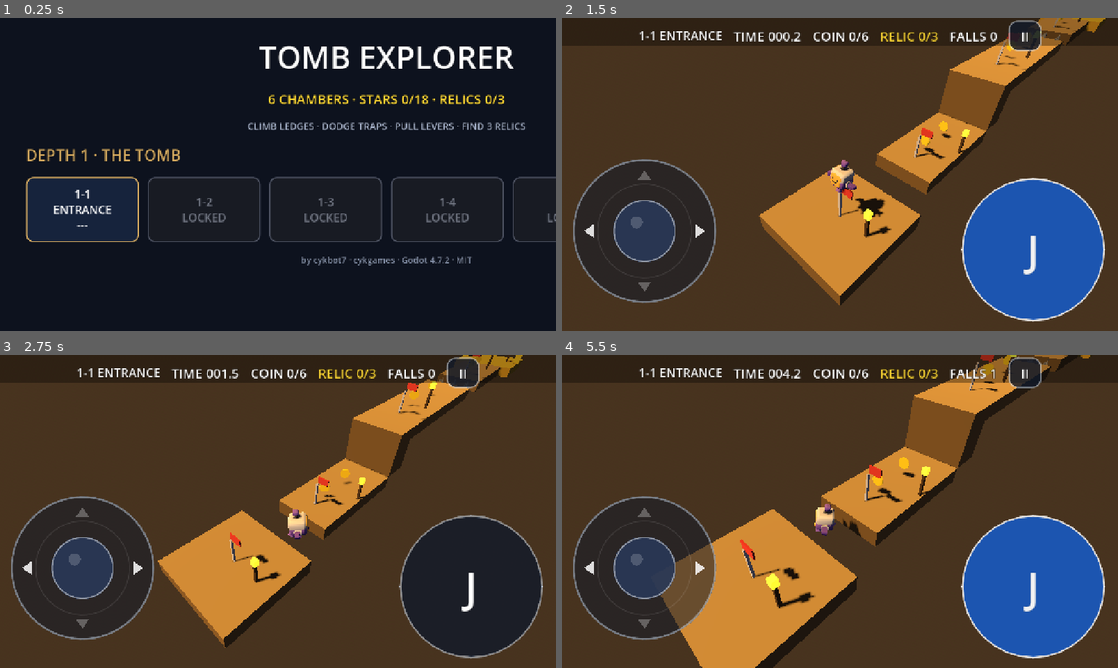
Above: before the commit, frames 1-4 (two rows, left to right).
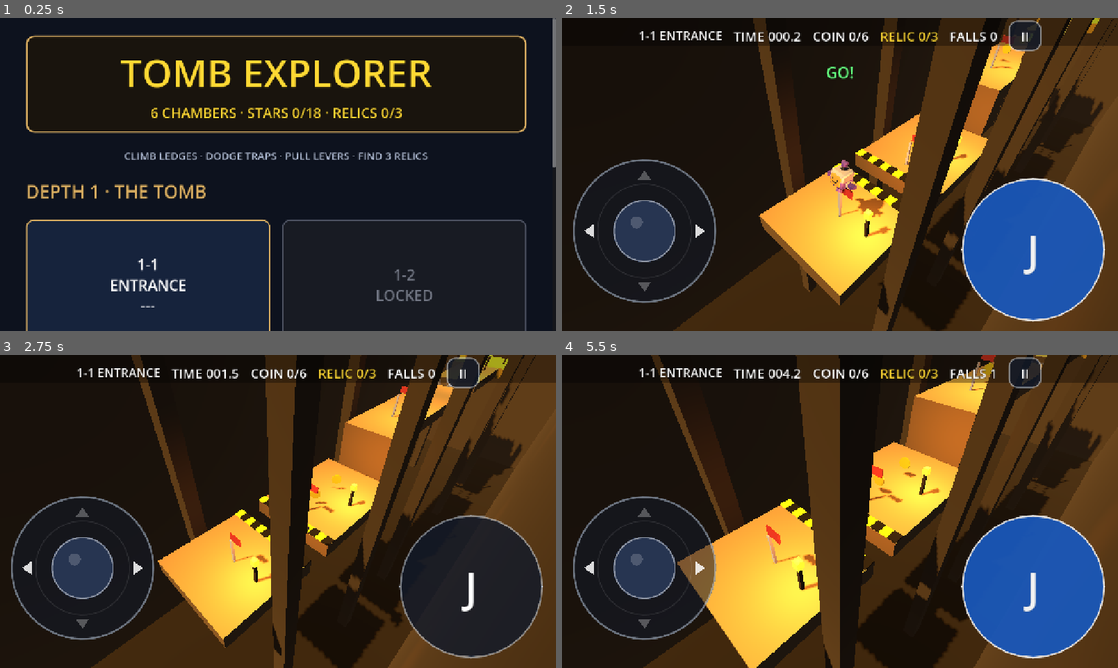
Above: after the commit, the same moments.

Repository: cykgames/006-tomb
Game: Godot game, scene res://LevelSelect.tscn
Two runs of this game, one before a commit and one after it. Both use one fixed random seed, a clock stepped at 60 frames per second and the inputs below. Sound files missing from this copy of the repository are replaced by a short silence.
Inputs (mouse positions are in pixels of both pictures, inside the frame that each line leads up to):
- Up to frame 1 (0.25 s): no input
- Up to frame 2 (1.5 s): click "1-1 ENTRANCE ---" at 0.5 s; click "J" at 1.25 s
- Up to frame 3 (2.75 s): move the mouse to (400, 495) at 2.02 s; hold Right (move_right) from 2.03 s (still down); tap Space (jump) at 2.1, 2.27, 2.57 s; click (400, 495) at 2.17 s
- Up to frame 4 (5.5 s): release Right (move_right) at 2.75 s; drag from (728, 527) to (812, 574) at 2.77 s; move the mouse to (895, 442) at 3.52 s; hold Right (move_right) 3.53-4.25 s; tap Space (jump) at 3.6, 5.1, 5.27 s; click (895, 442) at 3.67 s; drag from (812, 574) to (673, 464) at 4.27 s; move the mouse to (1006, 558) at 5.02 s; hold Left (move_left) from 5.03 s (still down); click (1006, 558) at 5.17 s

The runs differ from the first frame. In frame 1, 29% of the frame differs, in the area x 4-100%, y 0-100%; in frame 2, 58%; in frame 3, 55%; in frame 4, 59%, in the area x 0-100%, y 0-100%.

Commit message:
fix(ux): level select grid, wider first gap, real tomb geometry, single gate
- level select: 2x3 grid (was a 6-wide row clipped at the right edge), 253px tall buttons,
  gold title panel, content vertically centred
- level 1 ENTRANCE: first gap 2.5 -> 1.5, first pad 6 wide; hazard stripes on every gap edge
- tomb dressing: side walls, end walls, ceiling, pillars + beams, torch omni lights
  (visual only, collision path untouched)
- entry now auto-starts after a 1.5s "GET READY" banner (same pattern as 002-obby)
- tools/test_level_select: portrait layout regression

Diff:
--- a/HUD.gd
+++ b/HUD.gd
@@ -33,6 +33,7 @@
 var _pause_panel: ColorRect
 var _flash: ColorRect
 var _joy: Joystick
+var _start_banner: PanelContainer
 
 @onready var player: CharacterBody3D = get_parent().get_node("Player")
 
@@ -40,11 +41,13 @@
 func _ready() -> void:
 	process_mode = Node.PROCESS_MODE_ALWAYS
 	_build_ui()
-	msg_label_set("TAP TO START")
-	_center_button.text = "START"
-	_center_button.visible = true
 	if DisplayServer.get_name() == "headless":
 		start_run()
+	else:
+		# Single entry gate: tapping a level in the select screen loads this
+		# scene and the run auto-starts after a short non-blocking banner.
+		# Stick/jump input starts it even earlier (see _on_stick_pressed).
+		get_tree().create_timer(1.5).timeout.connect(start_run)
 
 
 func _mk_label(text: String, size: int) -> Label:
@@ -156,6 +159,8 @@
 	_center_button = _mk_button("START", 60)
 	_centered(_center_button, 56, 196, 380)
 	_center_button.pressed.connect(_on_center_pressed)
+	# Hidden until the finish panel reuses it (NEXT LEVEL / LEVEL SELECT).
+	_center_button.visible = false
 	add_child(_center_button)
 	_restart_button = _mk_button("RESTART", 46)
 	_centered(_restart_button, 216, 336, 185)
@@ -226,6 +231,29 @@
 	plevels.pressed.connect(_on_exit_pressed)
 	pv.add_child(plevels)
 
+	# Start banner: bottom strip above the touch controls, never covers the
+	# character (screen center). Input passes through; the run auto-starts
+	# 1.5s after load, or immediately on stick/jump input.
+	_start_banner = PanelContainer.new()
+	var bsb := StyleBoxFlat.new()
+	bsb.bg_color = Color(0.05, 0.08, 0.14, 0.85)
+	bsb.border_color = Color(1.0, 0.85, 0.2, 0.9)
+	bsb.set_border_width_all(3)
+	bsb.set_corner_radius_all(16)
+	bsb.set_content_margin_all(16)
+	_start_banner.add_theme_stylebox_override("panel", bsb)
+	_start_banner.set_anchors_preset(Control.PRESET_BOTTOM_WIDE)
+	_start_banner.offset_left = 60.0
+	_start_banner.offset_right = -60.0
+	_start_banner.offset_top = -640.0
+	_start_banner.offset_bottom = -520.0
+	_start_banner.mouse_filter = Control.MOUSE_FILTER_IGNORE
+	var bl := _mk_label("GET READY!  STICK: MOVE · J: JUMP", 34)
+	bl.horizontal_alignment = HORIZONTAL_ALIGNMENT_CENTER
+	bl.mouse_filter = Control.MOUSE_FILTER_IGNORE
+	_start_banner.add_child(bl)
+	add_child(_start_banner)
+
 
 func msg_label_set(text: String) -> void:
 	_msg_label.text = text
@@ -316,6 +344,8 @@
 	player.started = true
 	_msg_label.visible = false
 	_center_button.visible = false
+	_start_banner.visible = false
+	toast("GO!")
 	run_started.emit()
 
 
--- a/LevelGen.gd
+++ b/LevelGen.gd
@@ -54,7 +54,7 @@
 ## Start pad (6x6) and goal pad (6x6) are added automatically.
 const LEVELS := [
 	{"name": "ENTRANCE", "world": 0, "par": 45.0, "steps": [
-		["G", 2.5], ["P", 4, 8], ["C", 3.5], ["P", 4, 12], ["K", 3.0], ["P", 4, 8]]},
+		["G", 1.5], ["P", 6, 8], ["C", 3.5], ["P", 4, 12], ["K", 3.0], ["P", 4, 8]]},
 	{"name": "BLADE HALL", "world": 0, "par": 55.0, "steps": [
 		["G", 2.5], ["P", 4, 6], ["X", 6], ["G", 3.0], ["P", 4, 6],
 		["F", 3], ["P", 4, 8], ["X", 6], ["G", 2.5], ["P", 4, 8]]},
@@ -94,6 +94,9 @@
 var _min_top := 0.0
 var _boxes: Array = []
 var _terrain_body: StaticBody3D
+var _last_pad_w := 6.0            # width of the last placed pad (stripe sizing)
+var _pending_landing := false     # gap landing edge awaiting its pad top height
+var torch_lights: Array = []      # tomb torch OmniLights (flicker in _physics_process)
 
 signal finished(final_time: float)
 signal coin_taken(pos: Vector3)
@@ -115,10 +118,14 @@
 
 
 func _do_step(s: Array) -> void:
-	match String(s[0]):
+	var code := String(s[0])
+	# A gap landing stripe only makes sense on the pad that follows the gap.
+	if code != "P" and code != "I":
+		_pending_landing = false
+	match code:
 		"P": _pad(float(s[1]), float(s[2]), float(s[3]) if s.size() > 3 else 0.0, "normal")
 		"I": _pad(float(s[1]), float(s[2]), 0.0, "ice")
-		"G": _cursor += DIRS[_dir] * float(s[1])
+		"G": _gap(float(s[1]))
 		"L": _lava(float(s[1]))
 		"M": _mover(float(s[1]))
 		"B": _pad(3, 3, 0, "bounce")
@@ -135,10 +142,54 @@
 		"R": _relic(String(s[1]))
 
 
+## Gap: advance the cursor and telegraph the takeoff edge with hazard
+## stripes. The landing edge is striped when the next pad is placed (its
+## top height is not known yet). Visual only -- no collision added.
+func _gap(d: float) -> void:
+	var dir := DIRS[_dir]
+	var right := DIRS[(_dir + 1) % 4]
+	_edge_stripes(_cursor - dir * 0.3 + Vector3(0, 0.05, 0), dir, right, _last_pad_w)
+	_pending_landing = true
+	_cursor += dir * d
+
+
+## High-contrast yellow/black hazard stripes lying flat on a pad edge so the
+## player can read exactly where the floor ends (gap telegraph). Alternating
+## segments, slightly emissive yellow, no collision and no shadow casting.
+func _edge_stripes(center: Vector3, dir: Vector3, right: Vector3, w: float) -> void:
+	var n := maxi(2, int(round(w / 0.5)))
+	var seg := w / float(n)
+	var yellow := StandardMaterial3D.new()
+	yellow.albedo_color = Color(1.0, 0.85, 0.1)
+	yellow.emission_enabled = true
+	yellow.emission = Color(0.9, 0.7, 0.05)
+	yellow.emission_energy_multiplier = 0.7
+	yellow.roughness = 0.6
+	var black := StandardMaterial3D.new()
+	black.albedo_color = Color(0.06, 0.06, 0.06)
+	black.roughness = 0.9
+	for i in range(n):
+		var off := (float(i) - (float(n) - 1.0) / 2.0) * seg
+		var mi := MeshInstance3D.new()
+		var bm := BoxMesh.new()
+		bm.size = Vector3(
+			absf(right.x) * seg + absf(dir.x) * 0.6, 0.08,
+			absf(right.z) * seg + absf(dir.z) * 0.6)
+		mi.mesh = bm
+		mi.position = center + right * off
+		mi.material_override = yellow if i % 2 == 0 else black
+		mi.cast_shadow = GeometryInstance3D.SHADOW_CASTING_SETTING_OFF
+		add_child(mi)
+
+
 func _pad(w: float, l: float, dy: float, kind: String) -> void:
 	var dir := DIRS[_dir]
 	var right := DIRS[(_dir + 1) % 4]
 	var top := _cursor.y + dy
+	_last_pad_w = w
+	if _pending_landing:
+		_edge_stripes(_cursor + dir * 0.3 + Vector3(0, dy + 0.05, 0), dir, right, w)
+		_pending_landing = false
 	var center := Vector3(_cursor.x, top - THICK / 2.0, _cursor.z) + dir * (l / 2.0)
 	var size := Vector3(
 		absf(right.x) * w + absf(dir.x) * l, THICK,
@@ -894,6 +945,7 @@
 func _build_decorations() -> void:
 	if theme["name"] == "TOMB":
 		_build_torches()
+		_build_tomb_chamber()
 		return
 	var cloud_scene: PackedScene = null
 	var grass_scene: PackedScene = null
@@ -945,6 +997,72 @@
 		fmat.emission_energy_multiplier = 2.0
 		flame.material_override = fmat
 		add_child(flame)
+		# Real warm point light so torches pool light on the stone instead
+		# of being a glowing cube only. Shadows off (mobile perf budget).
+		var glow := OmniLight3D.new()
+		glow.position = flame.position + Vector3(0, 0.3, 0)
+		glow.light_color = Color(1.0, 0.62, 0.28)
+		glow.light_energy = 2.6
+		glow.omni_range = 8.0
+		glow.shadow_enabled = false
+		add_child(glow)
+		torch_lights.append(glow)
+
+
+## Tomb chamber shell: pit floor far below the course, side/end walls,
+## columns flanking the path and ceiling beams overhead. Everything is
+## visual only (no collision) and kept outside the camera corridor, so the
+## proven voxel path, jump feel and camera framing stay untouched.
+func _build_tomb_chamber() -> void:
+	var z_min := 0.0
+	var z_max := 0.0
+	var top_max := 0.0
+	for n in nav:
+		var p: Vector3 = n["pos"]
+		z_min = minf(z_min, p.z)
+		z_max = maxf(z_max, p.z)
+		top_max = maxf(top_max, p.y)
+	var floor_y := _min_top - 13.5   # below kill_y: falls respawn before landing
+	var ceil_y := top_max + 14.0     # above the highest camera position
+	var len_z := z_max - z_min + 26.0
+	var mid_z := (z_max + z_min) / 2.0
+	var wall_h := ceil_y - floor_y
+	var wall_cy := floor_y + wall_h / 2.0
+	var stone := StandardMaterial3D.new()
+	stone.albedo_color = Color(0.32, 0.26, 0.18)
+	stone.roughness = 1.0
+	var dark := StandardMaterial3D.new()
+	dark.albedo_color = Color(0.15, 0.12, 0.09)
+	dark.roughness = 1.0
+	# Pit floor + ceiling slab.
+	_shell_box(Vector3(0, floor_y - 0.5, mid_z), Vector3(24, 1, len_z), dark)
+	_shell_box(Vector3(0, ceil_y + 0.5, mid_z), Vector3(24, 1, len_z), dark)
+	# Side walls (outside the camera's +/-6.5 x offset) and end walls.
+	_shell_box(Vector3(-9.5, wall_cy, mid_z), Vector3(1, wall_h, len_z), stone)
+	_shell_box(Vector3(9.5, wall_cy, mid_z), Vector3(1, wall_h, len_z), stone)
+	_shell_box(Vector3(0, wall_cy, z_max + 12.0), Vector3(20, wall_h, 1), stone)
+	_shell_box(Vector3(0, wall_cy, z_min - 12.0), Vector3(20, wall_h, 1), stone)
+	# Column pairs + capitals + cross beams at every other waypoint. x=+/-3.9
+	# clears the widest pad (6/2=3) and the camera corridor (min x ~4.5).
+	for i in range(nav.size()):
+		if i % 2 != 0:
+			continue
+		var p: Vector3 = nav[i]["pos"]
+		for sx in [-3.9, 3.9]:
+			_shell_box(Vector3(sx, wall_cy, p.z), Vector3(0.9, wall_h, 0.9), stone)
+			_shell_box(Vector3(sx, ceil_y - 0.4, p.z), Vector3(1.4, 0.8, 1.4), stone)
+		_shell_box(Vector3(0, ceil_y - 0.4, p.z), Vector3(8.7, 0.7, 0.9), stone)
+
+
+func _shell_box(pos: Vector3, size: Vector3, mat: StandardMaterial3D) -> void:
+	var mi := MeshInstance3D.new()
+	var bm := BoxMesh.new()
+	bm.size = size
+	mi.mesh = bm
+	mi.position = pos
+	mi.material_override = mat
+	mi.cast_shadow = GeometryInstance3D.SHADOW_CASTING_SETTING_OFF
+	add_child(mi)
 
 
 func _build_light() -> void:
@@ -978,6 +1096,9 @@
 
 func _physics_process(delta: float) -> void:
 	time += delta
+	# Torch flicker (tomb only; the array is empty in other themes).
+	for i in range(torch_lights.size()):
+		torch_lights[i].light_energy = 2.6 + 0.5 * sin(time * 9.0 + float(i) * 1.7) + 0.2 * sin(time * 23.0 + float(i) * 3.1)
 	for m in movers:
 		var off: float = m["amp"] * sin(TAU * time / m["period"] + m["phase"])
 		m["body"].position = m["center"] + m["axis"] * off + Vector3(0, -THICK / 2.0, 0)
--- a/LevelSelect.gd
+++ b/LevelSelect.gd
@@ -40,29 +40,52 @@
 	margin.add_theme_constant_override("margin_top", 40)
 	margin.add_theme_constant_override("margin_bottom", 40)
 	margin.size_flags_horizontal = Control.SIZE_EXPAND_FILL
+	margin.size_flags_vertical = Control.SIZE_EXPAND_FILL
 	scroll.add_child(margin)
 	var vbox := VBoxContainer.new()
-	vbox.add_theme_constant_override("separation", 26)
+	vbox.add_theme_constant_override("separation", 36)
 	vbox.size_flags_horizontal = Control.SIZE_EXPAND_FILL
+	vbox.size_flags_vertical = Control.SIZE_EXPAND_FILL
+	# Center the whole menu vertically so portrait screens do not leave a
+	# huge dead zone under the content.
+	vbox.alignment = BoxContainer.ALIGNMENT_CENTER
 	margin.add_child(vbox)
 
-	var title := _mk_label("TOMB EXPLORER", 72)
+	# Prominent title panel (the menu is the root scene, so this header is
+	# the landmark element instead of a back button).
+	var header := PanelContainer.new()
+	var hsb := StyleBoxFlat.new()
+	hsb.bg_color = Color(0.10, 0.08, 0.05, 0.95)
+	hsb.border_color = WORLD_COLORS[0]
+	hsb.set_border_width_all(4)
+	hsb.set_corner_radius_all(18)
+	hsb.set_content_margin_all(24)
+	header.add_theme_stylebox_override("panel", hsb)
+	vbox.add_child(header)
+	var hv := VBoxContainer.new()
+	hv.add_theme_constant_override("separation", 10)
+	header.add_child(hv)
+	var title := _mk_label("TOMB EXPLORER", 88, Color(1.0, 0.85, 0.2))
 	title.horizontal_alignment = HORIZONTAL_ALIGNMENT_CENTER
-	vbox.add_child(title)
-	var sub := _mk_label("%d CHAMBERS · STARS %d/%d · RELICS %d/%d" % [Game.LEVEL_COUNT, Game.total_stars(), Game.LEVEL_COUNT * 3, Game.relic_count(), Game.RELICS_NEEDED], 30, Color(1.0, 0.85, 0.2))
+	hv.add_child(title)
+	var sub := _mk_label("%d CHAMBERS · STARS %d/%d · RELICS %d/%d" % [Game.LEVEL_COUNT, Game.total_stars(), Game.LEVEL_COUNT * 3, Game.relic_count(), Game.RELICS_NEEDED], 32, Color(1.0, 0.85, 0.2))
 	sub.horizontal_alignment = HORIZONTAL_ALIGNMENT_CENTER
-	vbox.add_child(sub)
-	var hint := _mk_label("CLIMB LEDGES · DODGE TRAPS · PULL LEVERS · FIND 3 RELICS", 22, Color(0.7, 0.75, 0.85))
+	hv.add_child(sub)
+	var hint := _mk_label("CLIMB LEDGES · DODGE TRAPS · PULL LEVERS · FIND 3 RELICS", 24, Color(0.7, 0.75, 0.85))
 	hint.horizontal_alignment = HORIZONTAL_ALIGNMENT_CENTER
 	vbox.add_child(hint)
 
 	for w in range(Game.WORLD_COUNT):
-		var wl := _mk_label("DEPTH %d · %s" % [w + 1, WORLD_NAMES[w]], 36, WORLD_COLORS[w])
+		var wl := _mk_label("DEPTH %d · %s" % [w + 1, WORLD_NAMES[w]], 42, WORLD_COLORS[w])
 		vbox.add_child(wl)
-		var row := HBoxContainer.new()
-		row.add_theme_constant_override("separation", 20)
-		row.alignment = BoxContainer.ALIGNMENT_CENTER
-		vbox.add_child(row)
+		# 2-column grid wraps all 6 chambers inside the portrait width; the
+		# old single HBox row overflowed and clipped chambers 1-5 / 1-6.
+		var grid := GridContainer.new()
+		grid.columns = 2
+		grid.add_theme_constant_override("h_separation", 28)
+		grid.add_theme_constant_override("v_separation", 28)
+		grid.size_flags_horizontal = Control.SIZE_EXPAND_FILL
+		vbox.add_child(grid)
 		for i in range(Game.PER_WORLD):
 			var idx := w * Game.PER_WORLD + i
 			var unlocked := Game.is_unlocked(idx)
@@ -74,8 +97,10 @@
 				b.text = "%d-%d\n%s\n%s" % [w + 1, i + 1, lname, star_text]
 			else:
 				b.text = "%d-%d\nLOCKED" % [w + 1, i + 1]
-			b.add_theme_font_size_override("font_size", 26)
-			b.custom_minimum_size = Vector2(260, 150)
+			b.add_theme_font_size_override("font_size", 34)
+			b.custom_minimum_size = Vector2(400, 300)
+			b.size_flags_horizontal = Control.SIZE_EXPAND_FILL
+			b.size_flags_vertical = Control.SIZE_EXPAND_FILL
 			b.disabled = not unlocked
 			var sb := StyleBoxFlat.new()
 			if unlocked:
@@ -100,7 +125,7 @@
 			b.add_theme_color_override("font_color", Color(1, 1, 1) if unlocked else Color(0.45, 0.47, 0.52))
 			b.add_theme_color_override("font_disabled_color", Color(0.45, 0.47, 0.52))
 			b.pressed.connect(_on_level_pressed.bind(idx))
-			row.add_child(b)
+			grid.add_child(b)
 
 	# Author / attribution footer on the title screen. The headless regression
 	# bot skips this scene (goes straight to Main.tscn), so this never affects
--- /dev/null
+++ b/tools/test_level_select.gd
@@ -0,0 +1,64 @@
+extends Node
+## Headless portrait layout smoke test for LevelSelect (no device needed).
+## Forces a 1080x2400 portrait window, builds the menu UI explicitly (the
+## normal _ready skips it in headless), then asserts every button is fully
+## on-screen, >=120 screen px tall, and content covers >=45% of the height.
+## Run: Godot_v4.7.2-stable_win64_console.exe --headless --path . res://tools/test_level_select.tscn
+
+const EXPECT_COUNT := 6
+
+var _fails := 0
+
+
+func _expect(cond: bool, what: String) -> void:
+	if not cond:
+		_fails += 1
+		print("LAYOUT_FAIL: ", what)
+
+
+func _ready() -> void:
+	get_window().size = Vector2i(1080, 2400)
+	# Attach the script AFTER tree entry so the headless scene-skip in
+	# LevelSelect._ready never runs; we drive _build_ui ourselves.
+	var sel := Control.new()
+	add_child(sel)
+	sel.set_script(load("res://LevelSelect.gd"))
+	sel.set_anchors_preset(Control.PRESET_FULL_RECT)
+	sel._build_ui()
+	await get_tree().process_frame
+	await get_tree().process_frame
+	var vr := get_viewport().get_visible_rect().size
+	var scale_x := 1080.0 / vr.x
+	var buttons: Array = []
+	var labels: Array = []
+	_collect(sel, buttons, labels)
+	_expect(buttons.size() == EXPECT_COUNT, "button count %d != %d" % [buttons.size(), EXPECT_COUNT])
+	var union := Rect2()
+	var first := true
+	for b in buttons:
+		var r: Rect2 = b.get_global_rect()
+		var tag: String = b.text.split("\n")[0]
+		_expect(r.position.x >= -0.5 and r.end.x <= vr.x + 0.5, "button %s inside width (%s)" % [tag, r])
+		_expect(r.position.y >= -0.5 and r.end.y <= vr.y + 0.5, "button %s inside height (%s)" % [tag, r])
+		_expect(r.size.y * scale_x >= 120.0, "button %s >=120px tall (%.0f)" % [tag, r.size.y * scale_x])
+	for c in buttons + labels:
+		var r2: Rect2 = c.get_global_rect()
+		union = r2 if first else union.merge(r2)
+		first = false
+	var coverage := union.size.y / vr.y
+	_expect(coverage >= 0.45, "content coverage %.2f >= 0.45" % coverage)
+	print("CANVAS=", vr, " BUTTONS=", buttons.size(), " COVERAGE=", snappedf(coverage, 0.01))
+	if _fails == 0:
+		print("LEVEL_SELECT_LAYOUT_PASS")
+	else:
+		print("LEVEL_SELECT_LAYOUT_FAIL count=", _fails)
+	get_tree().quit(0 if _fails == 0 else 1)
+
+
+func _collect(n: Node, buttons: Array, labels: Array) -> void:
+	if n is Button:
+		buttons.append(n)
+	elif n is Label:
+		labels.append(n)
+	for c in n.get_children():
+		_collect(c, buttons, labels)
--- /dev/null
+++ b/tools/test_level_select.tscn
@@ -0,0 +1,6 @@
+[gd_scene load_steps=2 format=3]
+
+[ext_resource type="Script" path="res://tools/test_level_select.gd" id="1"]
+
+[node name="LevelSelectLayoutTest" type="Node"]
+script = ExtResource("1")
Not shown, added: tools/test_level_select.gd.uid
